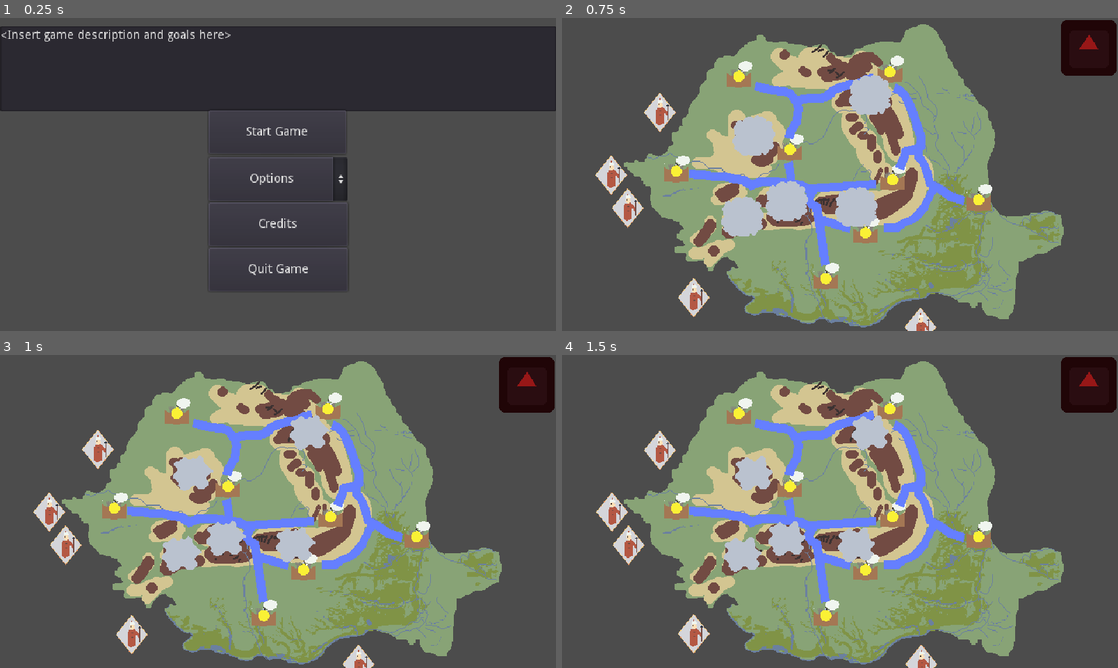
Above: before the commit, frames 1-4 (two rows, left to right).
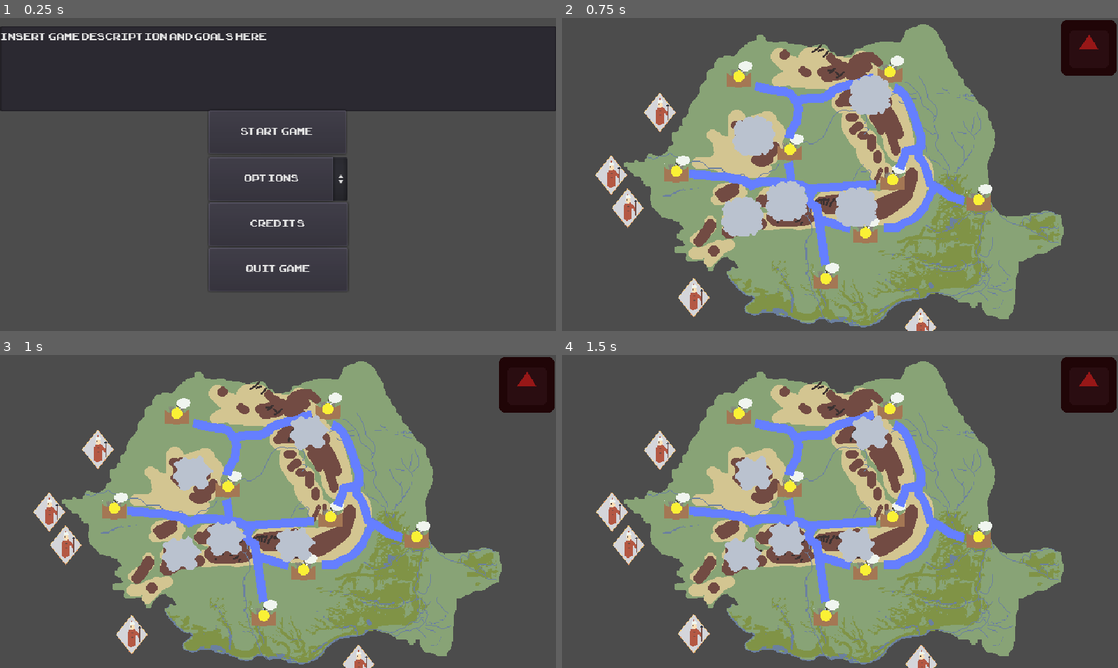
Above: after the commit, the same moments.

Repository: Bstylestuff/Solomonari
Game: Godot game, scene res://Experiments/main.tscn
Two runs of this game, one before a commit and one after it. Both use one fixed random seed, a clock stepped at 60 frames per second and the inputs below. This scene is started directly instead of the project's main scene. The engine's default icon, where the game draws it, is replaced by a stand-in: a white triangle on a blue panel in a dark square.
Inputs (mouse positions are in pixels of both pictures, inside the frame that each line leads up to):
- Up to frame 1 (0.25 s): no input
- Up to frame 2 (0.75 s): click "Start Game" at 0.5 s
- Up to frame 3 (1 s): no input
- Up to frame 4 (1.5 s): move the mouse to (751, 473) at 1.27 s; click (751, 473) at 1.42 s

The runs differ from the first frame. In frame 1, 1.6% of the frame differs, in the area x 0-57%, y 3-83%; in frame 2, nothing differs; in frame 3, nothing differs; in frame 4, nothing differs.

Commit message:
font works now

Diff:
--- a/Experiments/main.tscn
+++ b/Experiments/main.tscn
@@ -1,9 +1,14 @@
-[gd_scene load_steps=5 format=2]
+[gd_scene load_steps=8 format=2]
 
 [ext_resource path="res://Experiments/start_button.gd" type="Script" id=1]
 [ext_resource path="res://Experiments/options_button.gd" type="Script" id=2]
 [ext_resource path="res://Experiments/credits_button.gd" type="Script" id=3]
 [ext_resource path="res://Experiments/exit_button.gd" type="Script" id=4]
+[ext_resource path="res://new_theme.tres" type="Theme" id=5]
+[ext_resource path="res://Experiments/Font.TTF" type="DynamicFontData" id=6]
+
+[sub_resource type="DynamicFont" id=1]
+font_data = ExtResource( 6 )
 
 [node name="Matin window" type="Node2D"]
 
@@ -11,6 +16,7 @@
 margin_top = 9.0
 margin_right = 640.0
 margin_bottom = 107.0
+theme = ExtResource( 5 )
 text = "<Insert game description and goals here>
 "
 
@@ -19,6 +25,8 @@
 margin_top = 106.0
 margin_right = 398.0
 margin_bottom = 156.0
+theme = ExtResource( 5 )
+custom_fonts/font = SubResource( 1 )
 text = "Start Game"
 script = ExtResource( 1 )
 
@@ -27,6 +35,7 @@
 margin_top = 160.0
 margin_right = 400.0
 margin_bottom = 210.0
+theme = ExtResource( 5 )
 text = "Options"
 align = 1
 script = ExtResource( 2 )
@@ -36,6 +45,7 @@
 margin_top = 212.0
 margin_right = 400.0
 margin_bottom = 262.0
+theme = ExtResource( 5 )
 text = "Credits"
 script = ExtResource( 3 )
 
@@ -44,6 +54,7 @@
 margin_top = 264.0
 margin_right = 400.0
 margin_bottom = 314.0
+theme = ExtResource( 5 )
 text = "Quit Game"
 script = ExtResource( 4 )
 
--- /dev/null
+++ b/new_theme.tres
@@ -0,0 +1,9 @@
+[gd_resource type="Theme" load_steps=3 format=2]
+
+[ext_resource path="res://Experiments/Font.TTF" type="DynamicFontData" id=1]
+
+[sub_resource type="DynamicFont" id=1]
+font_data = ExtResource( 1 )
+
+[resource]
+default_font = SubResource( 1 )
